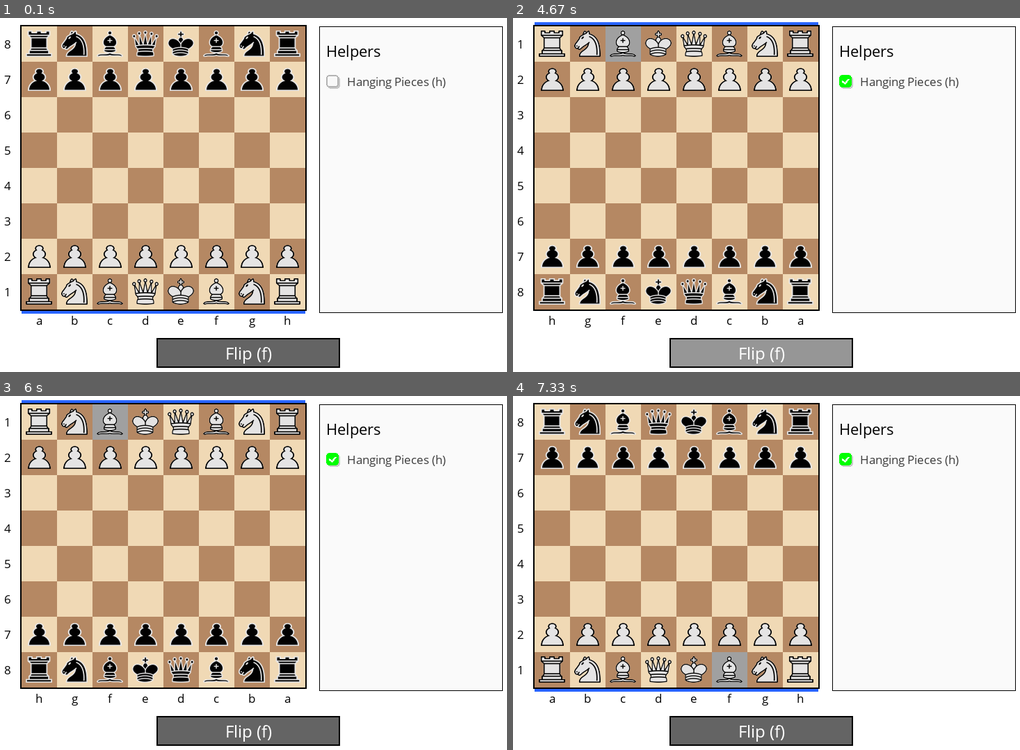
Above: before the commit, frames 1-4 (two rows, left to right).
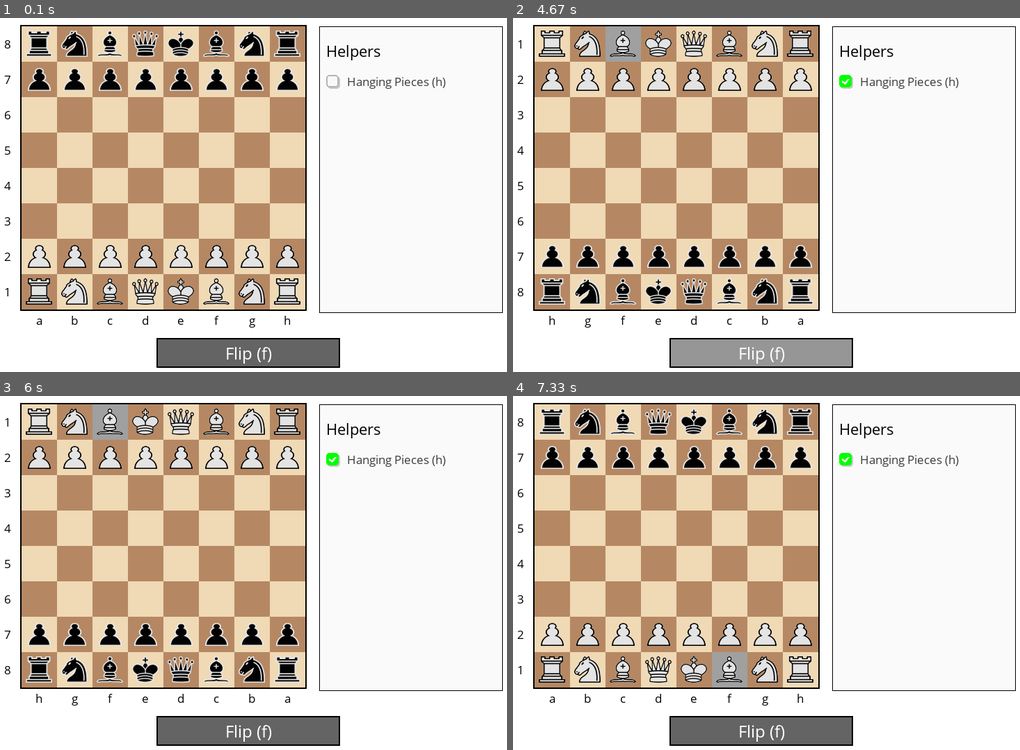
Above: after the commit, the same moments.

Repository: copperfishgh/testy
Game: pygame game, started from main.py
The game is run twice, just before and just after one commit, with the same random seed, the same clock (stepped at 60 frames per second) and the same inputs.
Inputs (mouse positions are in pixels of both pictures, inside the frame that each line leads up to):
- Up to frame 1 (0.1 s): no input
- Up to frame 2 (4.67 s): click (847, 81) at 0.38 s; click (812, 272) at 0.85 s; move the mouse to (599, 276) at 1.17 s; click (599, 276) at 1.42 s; tap U at 1.8 s; move the mouse to (736, 283) at 3.25 s; click (736, 283) at 3.57 s; click "Flip (f)" at 4.4 s
- Up to frame 3 (6 s): move the mouse to (172, 488) at 4.92 s; click (172, 488) at 5.37 s
- Up to frame 4 (7.33 s): tap F at 7 s

The runs differ from the first frame. In frame 1, 0.4% of the frame differs, in the area x 4-61%, y 82-84%; in frame 2, 0.4%; in frame 3, 0.4%; in frame 4, 0.4%.

Commit message:
Revert "Add LED blue turn indicator with board flip support"
This reverts commit f9617659ecbe4bf9eedb391e91df26092df9cc72.

Diff:
--- a/display.py
+++ b/display.py
@@ -233,12 +233,12 @@
         """Draw the pre-created move indicator at specified position"""
         screen.blit(self.move_indicator, (x, y))
 
-    def draw_hanging_piece_indicator(self, screen, x: int, y: int, is_player_piece: bool) -> None:
-        """Draw an indicator for hanging pieces - red for player (danger), green for opponent (opportunity)"""
+    def draw_hanging_piece_indicator(self, screen, x: int, y: int, is_active_player: bool) -> None:
+        """Draw an indicator for hanging pieces - red for active player (danger), green for opponent (opportunity)"""
         border_thickness = 4
 
-        # Choose color based on whether it's the player's piece or opponent's piece
-        if is_player_piece:
+        # Choose color based on whether it's the active player's piece or opponent's
+        if is_active_player:
             indicator_color = Colors.ANNOTATION_WARNING  # Red for player's hanging pieces (danger)
         else:
             indicator_color = Colors.ANNOTATION_POSITIVE  # Green for opponent's hanging pieces (opportunity)
@@ -246,48 +246,6 @@
         # Draw border on all four edges
         border_rect = pygame.Rect(x, y, self.square_size, self.square_size)
         pygame.draw.rect(screen, indicator_color, border_rect, border_thickness)
-
-    def draw_turn_indicator(self, screen, board_state: BoardState, is_board_flipped: bool) -> None:
-        """Draw LED blue rectangle on the current player's side of the board"""
-        # Board dimensions
-        board_size = self.square_size * 8
-        board_left = self.board_margin_x
-        board_top = self.board_margin_y
-        board_bottom = board_top + board_size
-
-        # LED blue color for turn indicator
-        led_blue = (40, 100, 255)
-
-        # Simple solid LED blue rectangle - twice the size of the board border
-        board_border_thickness = 2  # The black border around the board
-        indicator_thickness = board_border_thickness * 2  # Twice the border size
-
-        # Create rectangle spanning the width of the board
-        indicator_rect = pygame.Rect(board_left, 0, board_size, indicator_thickness)
-
-        # Position based on whose turn it is AND board orientation
-        # White pieces are on bottom when not flipped, on top when flipped
-        # Black pieces are on top when not flipped, on bottom when flipped
-
-        if board_state.current_turn == Color.WHITE:
-            # White's turn - show indicator on white's side
-            if is_board_flipped:
-                # Board flipped: white pieces are on top
-                indicator_rect.y = board_top - indicator_thickness - 2
-            else:
-                # Normal: white pieces are on bottom
-                indicator_rect.y = board_bottom + 2
-        else:
-            # Black's turn - show indicator on black's side
-            if is_board_flipped:
-                # Board flipped: black pieces are on bottom
-                indicator_rect.y = board_bottom + 2
-            else:
-                # Normal: black pieces are on top
-                indicator_rect.y = board_top - indicator_thickness - 2
-
-        # Draw the solid LED blue rectangle
-        pygame.draw.rect(screen, led_blue, indicator_rect)
 
     def is_animation_active(self) -> bool:
         """Check if any animations are currently running"""
@@ -377,11 +335,9 @@
                 if self.is_help_option_enabled("hanging_pieces") and piece:
                     hanging_pieces = board_state.get_hanging_pieces(piece.color)
                     if (row, col) in hanging_pieces:
-                        # Determine player color based on board orientation
-                        # Player = pieces on bottom (white when not flipped, black when flipped)
-                        player_color = Color.BLACK if is_board_flipped else Color.WHITE
-                        is_player_piece = (piece.color == player_color)
-                        self.draw_hanging_piece_indicator(screen, x, y, is_player_piece)
+                        # Determine if this piece belongs to the active player
+                        is_active_player = (piece.color == board_state.current_turn)
+                        self.draw_hanging_piece_indicator(screen, x, y, is_active_player)
 
         # Draw board border (use actual board size based on squares)
         actual_board_size = self.square_size * 8
@@ -565,7 +521,6 @@
         # Draw all components
         self.draw_board(screen, board_state, selected_square_coords, highlighted_moves, is_board_flipped)
         self.draw_help_panel(screen)
-        self.draw_turn_indicator(screen, board_state, is_board_flipped)
 
         # Draw stalemate overlay if needed
         if board_state.is_in_stalemate:
